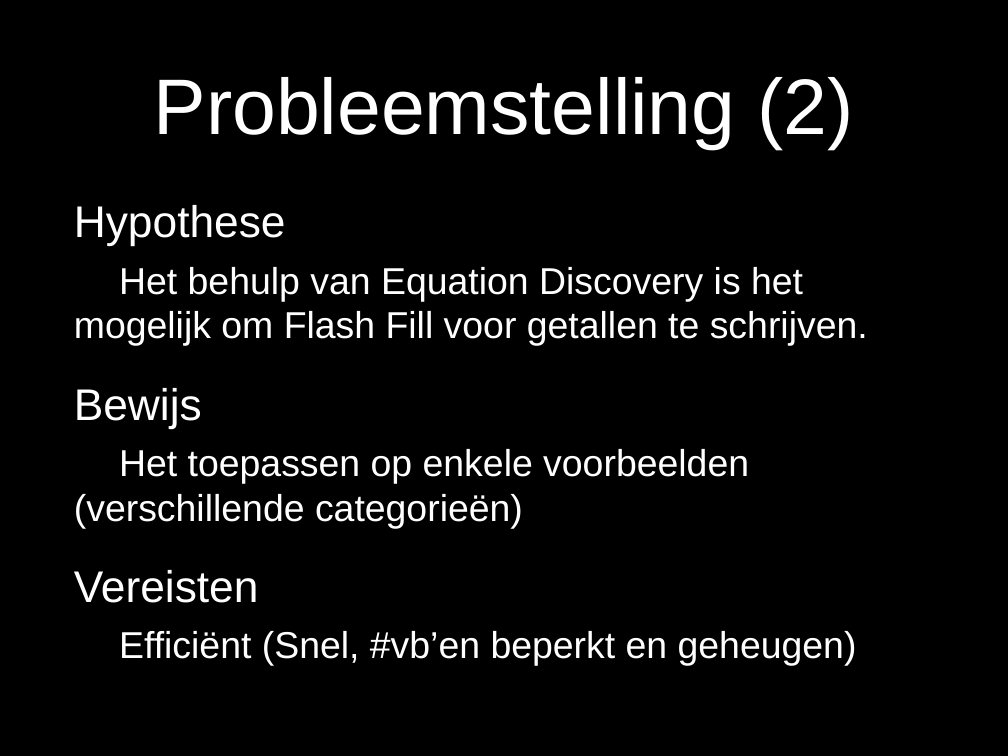
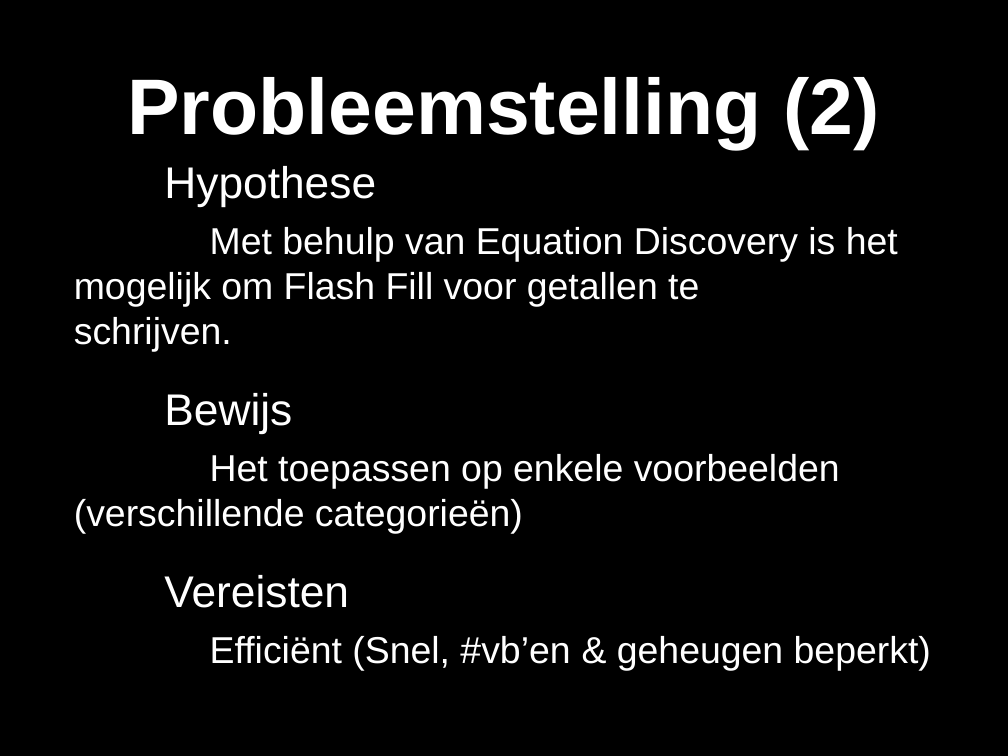
Before and after one commit to TomDeGroote/Bachelorproef, a slide deck: slide 3 of Probleemstelling/Presentatie/ProbleemstellingV3.pptx. Drawn at 1008x756 pixels with LibreOffice and Linux fonts; fonts in the diff are those of the drawing. Boxes give left, top, right and bottom in pixels: in the first picture for what was removed or moved away, otherwise in the second. Text is boxed around its words. In the diff, an @@ line names an element or a change of style, - is before the commit and + after.

```diff
--- a/Probleemstelling/Presentatie/ProbleemstellingV3.pptx
+++ b/Probleemstelling/Presentatie/ProbleemstellingV3.pptx
@@ title "Probleemstelling (2)" at (127,77,879,150): bold on @@
@@ text "Hypothese": place and size @@
-text "Hypothese" at (74,205,868,666)
+text "Hypothese" at (74,166,931,671)
@@ text at (74,227,898,351): text changed @@
-  Het behulp van Equation Discovery is het mogelijk om Flash Fill voor getallen te schrijven.
+  Met behulp van Equation Discovery is het mogelijk om Flash Fill voor getallen te schrijven.
@@ text at (210,636,931,671): text changed @@
-  Efficiënt (Snel, #vb’en beperkt en geheugen)
+  Efficiënt (Snel, #vb’en & geheugen beperkt)
```
Also in this commit, not shown: 3 other slides changed.
